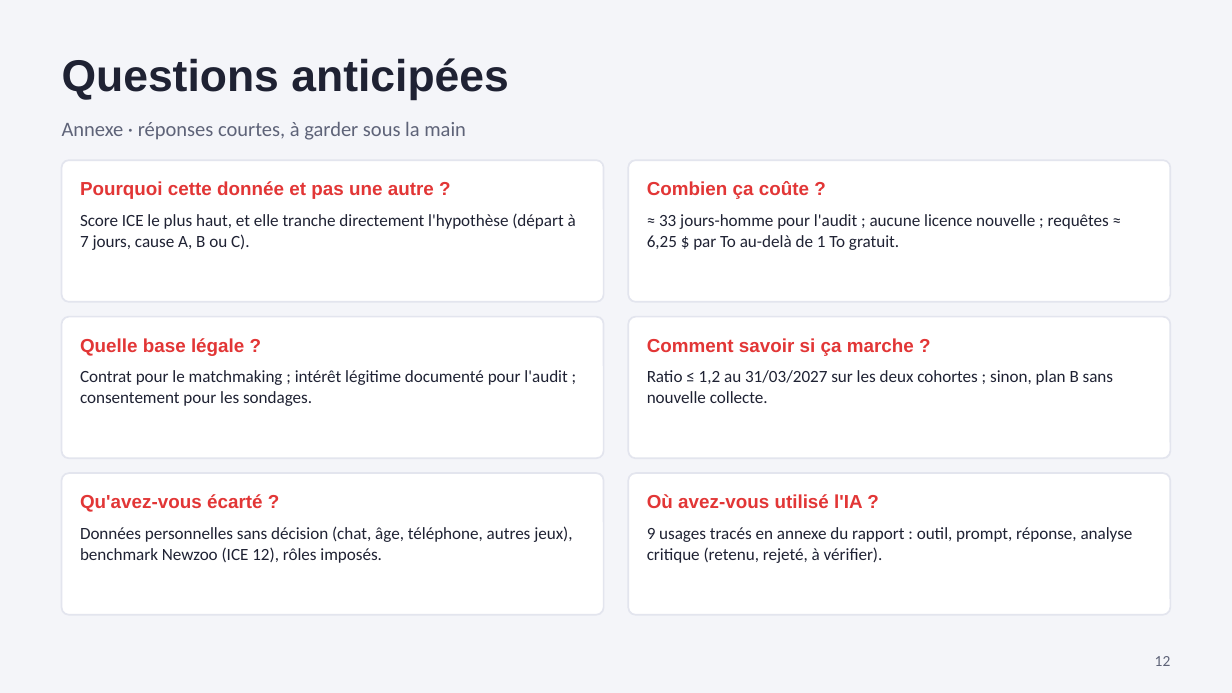
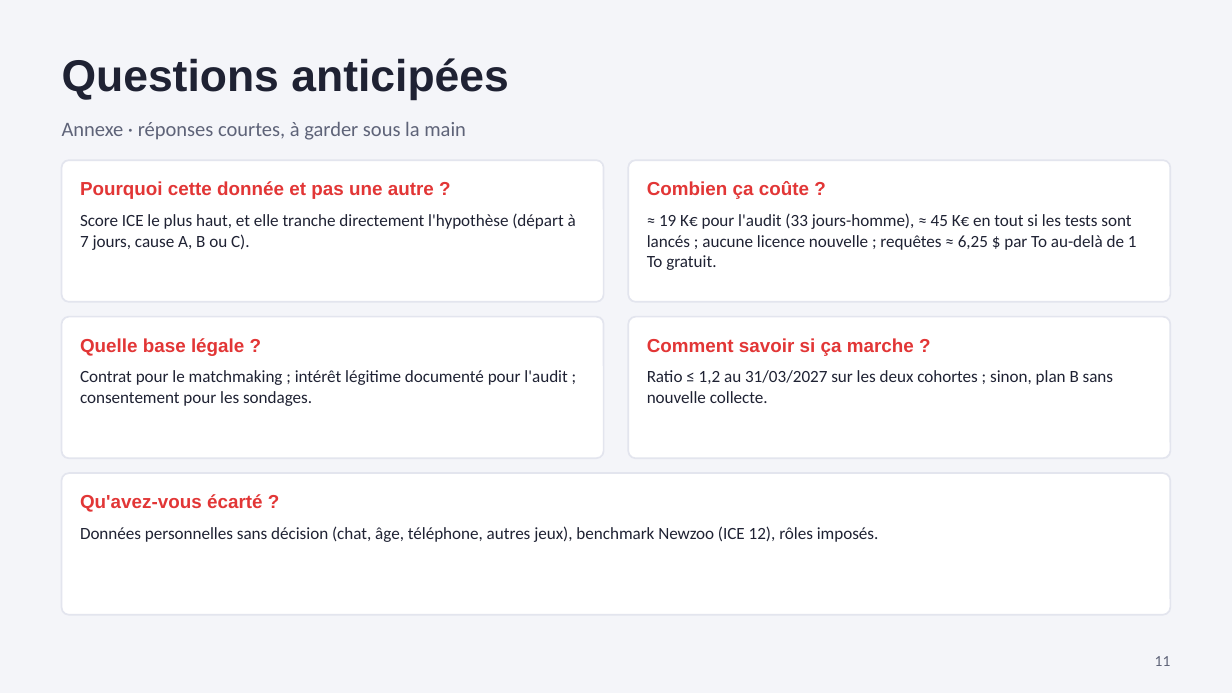
Before and after one commit to noeantoniov1-crypto/SOCIO, a slide deck: slide 11 of docs/presentation/pitch_marvel_rivals_netease.pptx (slide 12 before the commit). Drawn at 1232x693 pixels with LibreOffice and Linux fonts; fonts in the diff are those of the drawing. Boxes give left, top, right and bottom in pixels: in the first picture for what was removed or moved away, otherwise in the second. Text is boxed around its words. In the diff, an @@ line names an element or a change of style, - is before the commit and + after.

```diff
--- a/docs/presentation/pitch_marvel_rivals_netease.pptx
+++ b/docs/presentation/pitch_marvel_rivals_netease.pptx
@@ text at bbox=[647, 213, 1137, 270]: text changed @@
-≈ 33 jours-homme pour l'audit ; aucune licence nouvelle ; requêtes ≈ 6,25 $ par To au-delà de 1 To gratuit.
+≈ 19 K€ pour l'audit (33 jours-homme), ≈ 45 K€ en tout si les tests sont lancés ; aucune licence nouvelle ; requêtes ≈ 6,25 $ par To au-delà de 1 To gratuit.
@@ rounded rectangle: place and size @@
-rounded rectangle at bbox=[62, 473, 604, 615]
+rounded rectangle at bbox=[62, 473, 1170, 615]
@@ rounded rectangle removed at bbox=[628, 473, 1170, 615] @@
@@ text removed at bbox=[647, 494, 863, 508] @@
-Où avez-vous utilisé l'IA ?
@@ text "Données personnelles sans décision (chat, ..." rewrapped from bbox=[80, 526, 572, 563] to bbox=[80, 526, 879, 542] @@
@@ text removed at bbox=[647, 527, 1133, 563] @@
-9 usages tracés en annexe du rapport : outil, prompt, réponse, analyse critique (retenu, rejeté, à vérifier).
@@ text at bbox=[1155, 656, 1171, 666]: text changed @@
-12
+11
```
Also in this commit, not shown: 7 other slides changed, 1 slide removed, 1 other file.
